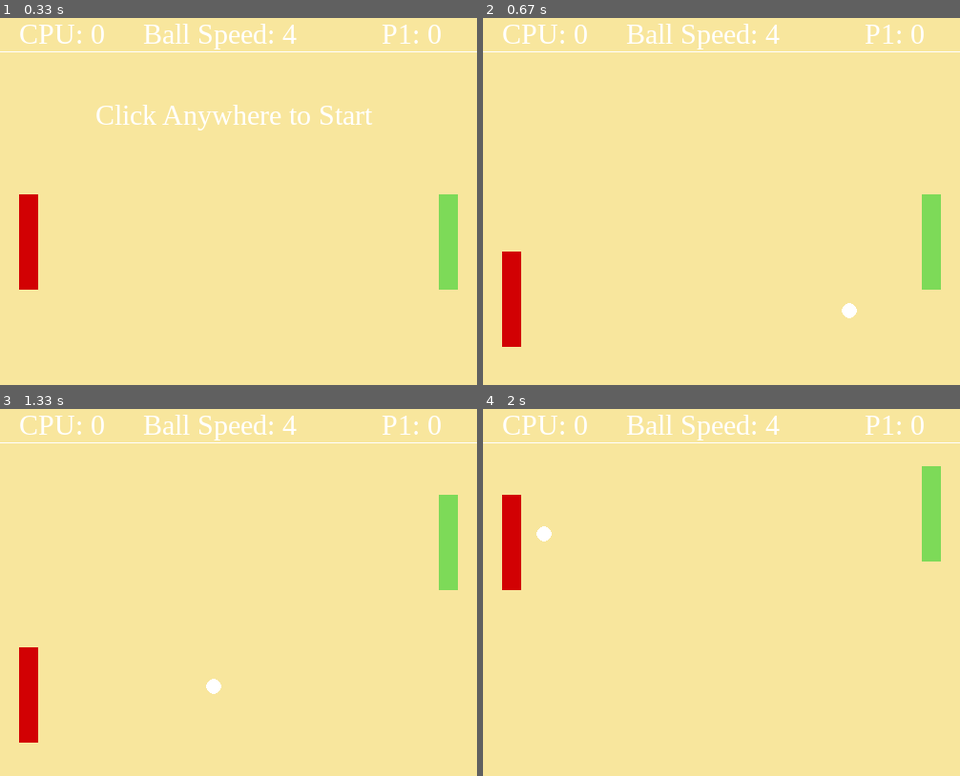
Above: before the commit, frames 1-4 (two rows, left to right).
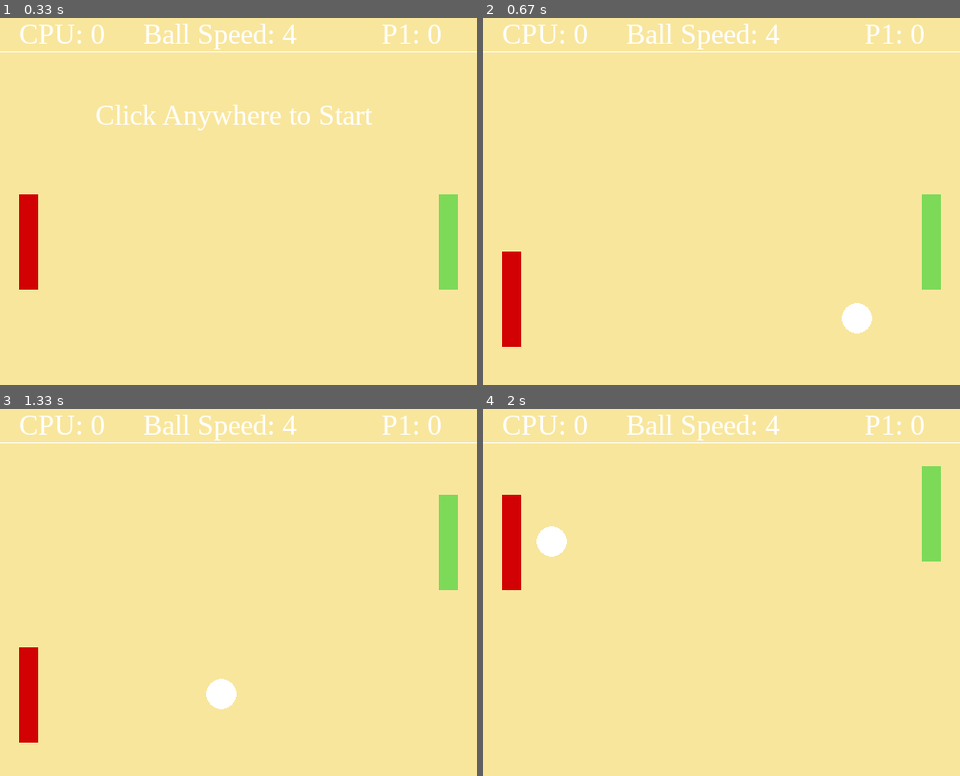
Above: after the commit, the same moments.

Repository: HikariShino/pygame
Game: pygame game, started from W12L/main.py
The game is run twice, just before and just after one commit, with the same random seed, the same clock (stepped at 60 frames per second) and the same inputs.
Inputs (mouse positions are in pixels of both pictures, inside the frame that each line leads up to):
- Up to frame 1 (0.33 s): no input
- Up to frame 2 (0.67 s): click (721, 194) at 0.38 s
- Up to frame 3 (1.33 s): hold Up 0.67-1.13 s; hold Down from 1.17 s (still down)
- Up to frame 4 (2 s): release Down at 1.47 s; hold Up 1.5-1.87 s; hold Down from 1.9 s (still down)

Frame 1 is identical in both runs. In frame 2, 0.3% of the frame differs, in the area x 75-82%, y 77-86%; in frame 3, 0.3%; in frame 4, 0.3%.

Commit message:
Added code where ball starts out big and gradually becomes smaller as the speed is increasing. There is a weird part where the speed does decrease after a while then speed back up again.

Diff:
--- a/W12L/main.py
+++ b/W12L/main.py
@@ -65,6 +65,8 @@
 class Ball:
     def __init__(self, x, y):
         self.reset(x, y)
+        self.max_ball_rad = 18
+        self.min_ball_rad = 5
 
     def move(self):
         if self.rect.top < margin:
@@ -86,7 +88,8 @@
         return self.winner
 
     def draw(self):
-        pygame.draw.circle(screen, white, (self.rect.x + self.ball_rad, self.rect.y + self.ball_rad), self.ball_rad)
+        current_ball_rad = self.max_ball_rad - abs(self.speed_x) // 2
+        pygame.draw.circle(screen, white, (self.rect.x + current_ball_rad, self.rect.y + current_ball_rad), current_ball_rad)
 
     def reset(self, x, y):
         self.x = x
